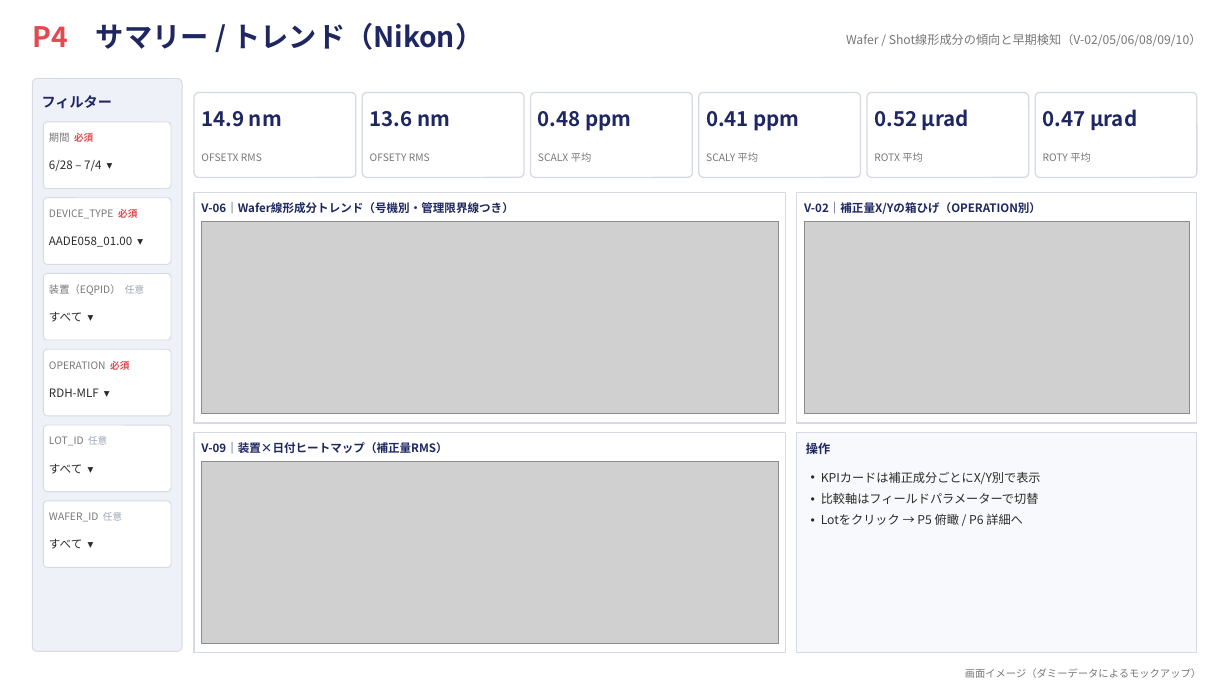
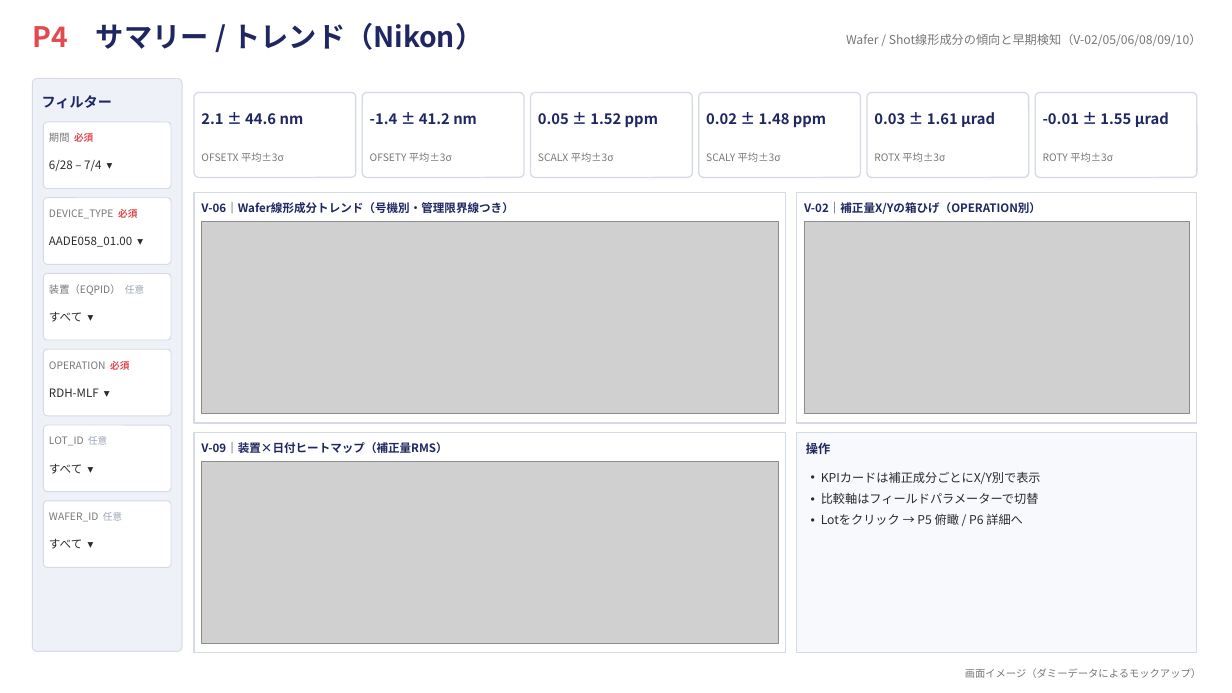
Before and after one commit to rsakamoto-0824/PowerBI_LithoBooster_DashBoard, a slide deck: slide 5 of dashboard_mockup.pptx. Drawn at 1232x693 pixels with LibreOffice and Linux fonts; fonts in the diff are those of the drawing; grey boxes stand for pictures. Boxes give left, top, right and bottom in pixels: in the first picture for what was removed or moved away, otherwise in the second. Text is boxed around its words. In the diff, an @@ line names an element or a change of style, - is before the commit and + after.

```diff
--- a/dashboard_mockup.pptx
+++ b/dashboard_mockup.pptx
@@ text at bbox=[201, 113, 304, 124]: text changed; size 16 to 11.5 pt @@
-14.9 nm
+2.1 ± 44.6 nm
@@ text at bbox=[370, 113, 477, 124]: text changed; size 16 to 11.5 pt @@
-13.6 nm
+-1.4 ± 41.2 nm
@@ text at bbox=[538, 113, 658, 127]: text changed; size 16 to 11.5 pt @@
-0.48 ppm
+0.05 ± 1.52 ppm
@@ text at bbox=[706, 113, 826, 127]: text changed; size 16 to 11.5 pt @@
-0.41 ppm
+0.02 ± 1.48 ppm
@@ text at bbox=[874, 112, 995, 127]: text changed; size 16 to 11.5 pt @@
-0.52 µrad
+0.03 ± 1.61 µrad
@@ text at bbox=[1043, 112, 1169, 127]: text changed; size 16 to 11.5 pt @@
-0.47 µrad
+-0.01 ± 1.55 µrad
@@ text at bbox=[201, 152, 284, 162]: text changed @@
-OFSETX RMS
+OFSETX 平均±3σ
@@ text at bbox=[370, 153, 452, 162]: text changed @@
-OFSETY RMS
+OFSETY 平均±3σ
@@ text at bbox=[538, 153, 614, 162]: text changed @@
-SCALX 平均
+SCALX 平均±3σ
@@ text at bbox=[706, 152, 781, 162]: text changed @@
-SCALY 平均
+SCALY 平均±3σ
@@ text at bbox=[874, 152, 945, 162]: text changed @@
-ROTX 平均
+ROTX 平均±3σ
@@ text at bbox=[1043, 152, 1113, 162]: text changed @@
-ROTY 平均
+ROTY 平均±3σ
```
Also in this commit, not shown: 4 other slides changed, 1 other file.
